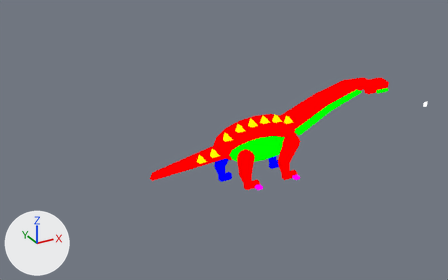
A saved change to the Blender file assets-source/blender/motion/diplodocus-idle.blend.
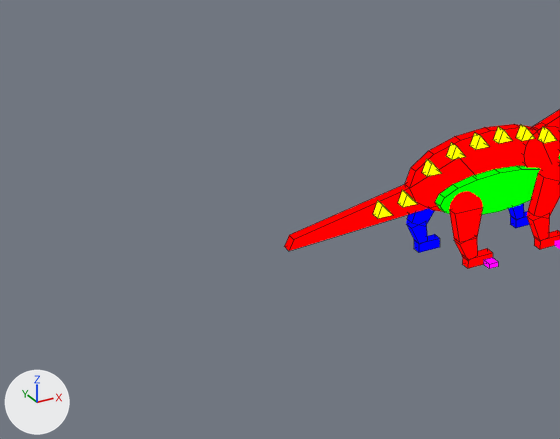
There are two pictures of each version: one whole from a 50 mm camera at (-58.6, -173.2, 104.4) aimed at (32.6, -7.5, 21.5), one close up on the part from 0% to 66% of the width and 17% to 100% of the height. Lighting does not change. The marker at lower left points along +X, +Y and +Z. The last two pictures show the newer version. The close-ups show mesh edges as thin lines.

Script lines for the objects in view, before the commit:
```python
ob_dinotycoon_motion_diplodocus_idle_back_spine0 = bpy.data.objects.new('DinoTycoon_Motion_diplodocus_idle_back_spine0', me_dinotycoon_motion_diplodocus_idle_sample_back_spine0)
ob_dinotycoon_motion_diplodocus_idle_back_spine0.location = (0.0, 0.0, 0.0)
ob_dinotycoon_motion_diplodocus_idle_near_back_0 = bpy.data.objects.new('DinoTycoon_Motion_diplodocus_idle_near_back_0', me_dinotycoon_motion_diplodocus_idle_sample_near_back_0)
ob_dinotycoon_motion_diplodocus_idle_near_back_0.location = (0.0, 0.0, 0.0)
ob_dinotycoon_motion_diplodocus_idle_tail = bpy.data.objects.new('DinoTycoon_Motion_diplodocus_idle_tail', me_dinotycoon_motion_diplodocus_idle_sample_tail)
ob_dinotycoon_motion_diplodocus_idle_tail.location = (0.0, 0.0, 0.0)
# also in view: 'DinoTycoon_Motion_diplodocus_idle_near_front_0' at (60.0, -6.0, 10.7); 'DinoTycoon_Motion_diplodocus_idle_belly' at (51.0, -2.0, 12.0); 'DinoTycoon_Motion_diplodocus_idle_near_back_joint_0' at (42.0, -6.0, 12.0); 'DinoTycoon_Motion_diplodocus_idle_long_neck_joint_0' at (62.0, -1.0, 18.0); 'DinoTycoon_Motion_diplodocus_idle_trunk' at (50.0, 0.0, 16.0)
```
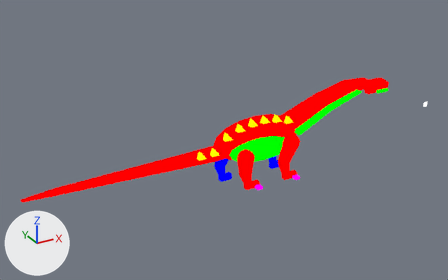
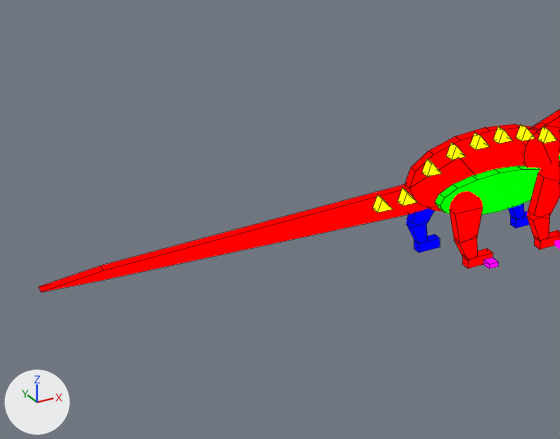
The newer file is also turned or shifted as a whole; pictures and numbers use the older file's frame.

Location of each change, (x1, y1, x2, y2) in pixels of the close-ups (560 x 439 px):
'DinoTycoon_Motion_diplodocus_idle_tail', reshaped (128% wider, 44% taller): before (284, 159, 475, 251); after (39, 159, 475, 292)
'DinoTycoon_Motion_diplodocus_idle_back_spine0', moved: before (373, 201, 392, 218); after (373, 195, 392, 213)

Diff of the bpy script that builds the scene:
```diff
--- a/assets-source/blender/motion/diplodocus-idle.blend.py
+++ b/assets-source/blender/motion/diplodocus-idle.blend.py
@@ me_dinotycoon_motion_diplodocus_idle_sample_tail @@
 # used by ob_dinotycoon_motion_diplodocus_idle_tail; location = (0.0, 0.0, 0.0)
-me_dinotycoon_motion_diplodocus_idle_sample_tail.from_pydata(...)  # 12 vertices, 8 faces; spans x 9.0..50.0, y -1.0..1.0, z 9.2..20.0
+me_dinotycoon_motion_diplodocus_idle_sample_tail.from_pydata(...)  # 14 vertices, 9 faces; spans x -33.0..50.0, y -1.0..1.0, z 10.8..20.0
+# me_dinotycoon_motion_diplodocus_idle_sample_tail part 1
+# 4 vertices are removed from x 9.0..10.0, y -1.0..1.0, z 9.2..11.2
+# 5 faces are deleted
+# 6 vertices are added at (-23.0, -1.0, 13.6), (-33.0, -1.0, 12.4), (-24.0, -1.0, 12.0), (-23.0, 1.0, 13.6), (-33.0, 1.0, 12.4), (-24.0, 1.0, 12.0)
+# 6 new faces join them
 me_dinotycoon_motion_diplodocus_idle_sample_tail.materials.append(mat_dinotycoon_role_b)
@@ me_dinotycoon_motion_diplodocus_idle_sample_back_spine0 @@
 # used by ob_dinotycoon_motion_diplodocus_idle_back_spine0; location = (0.0, 0.0, 0.0)
-me_dinotycoon_motion_diplodocus_idle_sample_back_spine0.from_pydata(...)  # 6 vertices, 5 faces; spans x 25.0..28.0, y -4.0..-2.0, z 13.04..15.54
+me_dinotycoon_motion_diplodocus_idle_sample_back_spine0.from_pydata(...)  # 6 vertices, 5 faces; spans x 25.0..28.0, y -4.0..-2.0, z 14.2..16.7
+# me_dinotycoon_motion_diplodocus_idle_sample_back_spine0 part 2: the whole mesh is moved by (0.0, 0.0, 1.16)
 me_dinotycoon_motion_diplodocus_idle_sample_back_spine0.materials.append(mat_dinotycoon_role_a)
```
